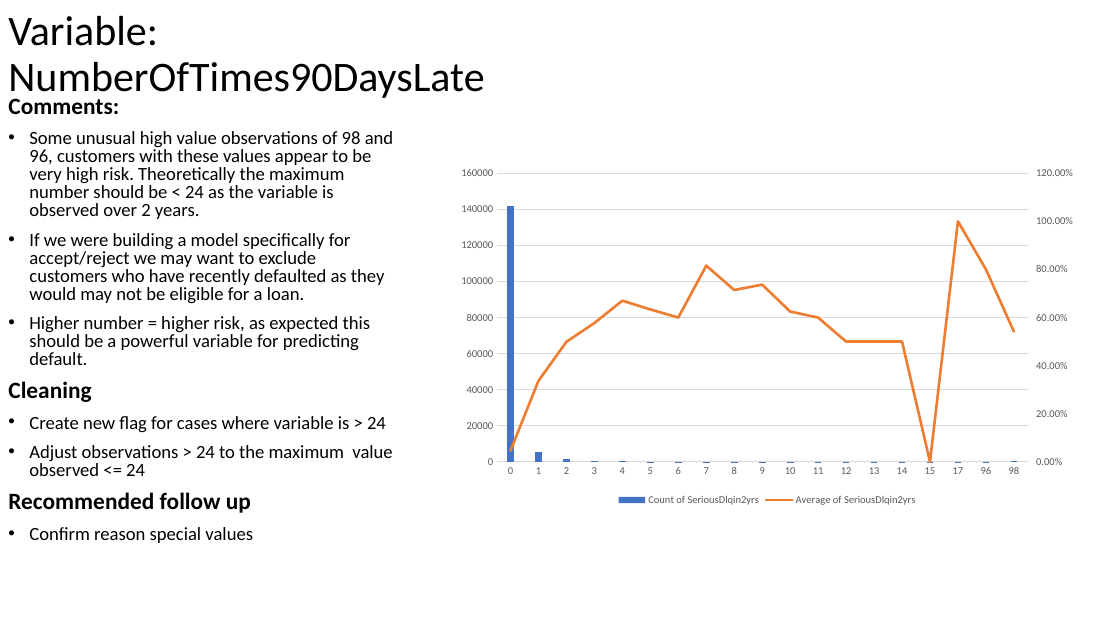
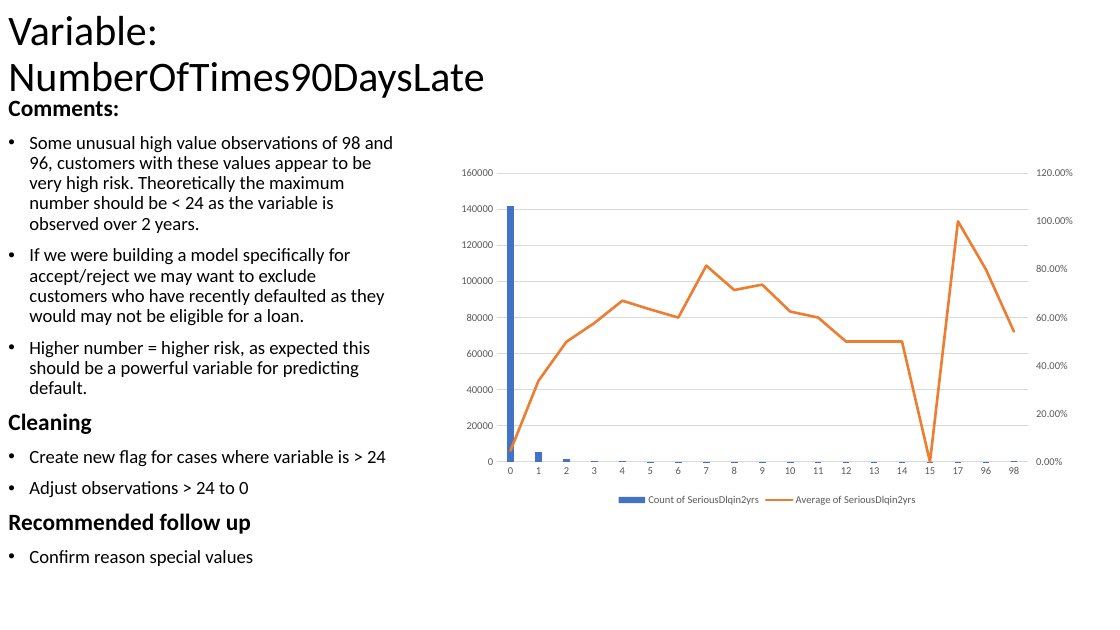
Before and after one commit to matthewjones-perth/givemesomecredit, a slide deck: slide 16 of Paidy Dataset Exercise.pptm. Drawn at 1120x630 pixels with LibreOffice and Linux fonts; fonts in the diff are those of the drawing. Boxes give left, top, right and bottom in pixels: in the first picture for what was removed or moved away, otherwise in the second. Text is boxed around its words. In the diff, an @@ line names an element or a change of style, - is before the commit and + after.

```diff
--- a/Paidy Dataset Exercise.pptm
+++ b/Paidy Dataset Exercise.pptm
@@ text at (x1=8, y1=100, x2=393, y2=566): line spacing 0.8 to 0.9 @@
@@ text at (x1=29, y1=481, x2=248, y2=497): text changed @@
-• Adjust observations > 24 to the maximum value observed <= 24
+• Adjust observations > 24 to 0
```
Also in this commit, not shown: 16 other slides changed, 2 slides added, 1 slide removed, 2 other files.
